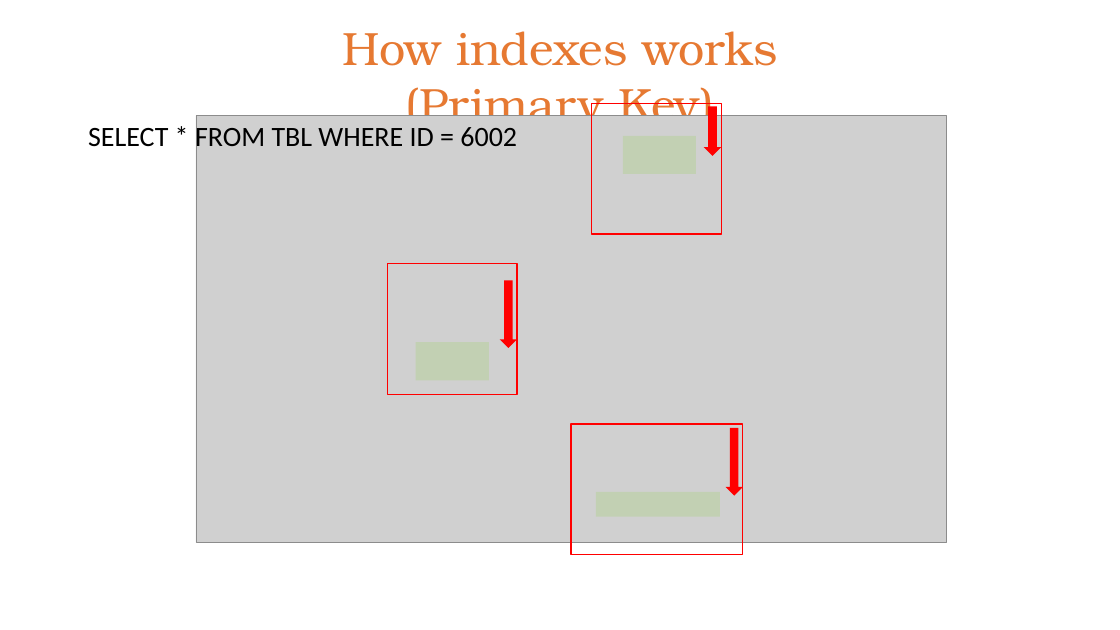
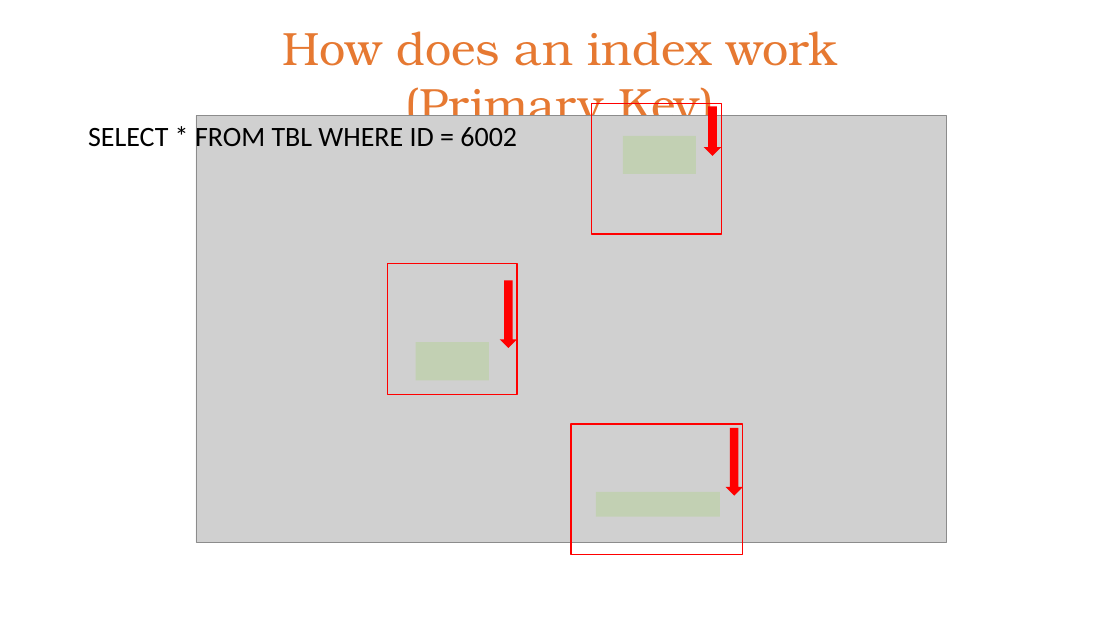
Before and after one commit to arunadis/rdbms_101, a slide deck: slide 11 of presentations/RDBMS_101.pptx. Drawn at 1120x630 pixels with LibreOffice and Linux fonts; fonts in the diff are those of the drawing; grey boxes stand for pictures. Boxes give left, top, right and bottom in pixels: in the first picture for what was removed or moved away, otherwise in the second. Text is boxed around its words. In the diff, an @@ line names an element or a change of style, - is before the commit and + after.

```diff
--- a/presentations/RDBMS_101.pptx
+++ b/presentations/RDBMS_101.pptx
@@ text at [283, 31, 838, 132]: text changed @@
-How indexes works (Primary Key)
+How does an index work (Primary Key)
```
Also in this commit, not shown: 6 other slides changed, 1 slide added, 1 slide removed, 2 other files.
